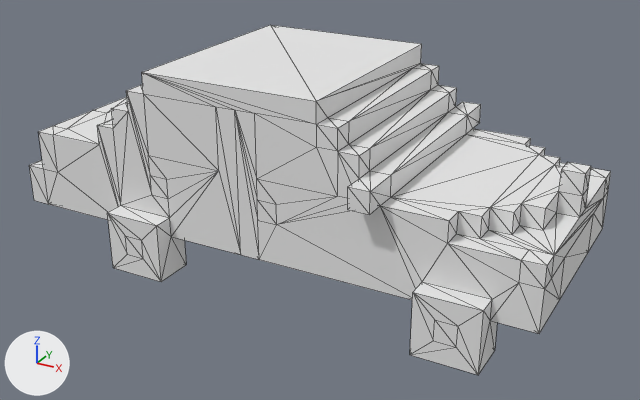
The OBJ model Bap Gestion de Foule/Assets/Décors/Environnement/Voitures/Voiture_5/Voiture_05.obj: old version first, new version second.
Before and after are seen from a 50 mm lens placed at (21.8, -39.3, 20.8), pointed at (2.4, -3.9, 3.1). The lights are fixed; the arrows at lower left show +X, +Y and +Z. Mesh edges are drawn as thin lines. Where no turn or scale is listed for an object, it has been applied to the vertices. Vertices at the same position are counted once.

Objects in the first picture: 'Voiture_05'.
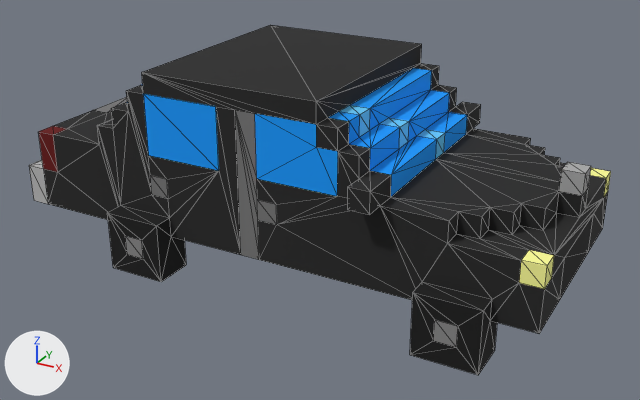
Location of each change, [x1, y1, x2, y2] in pixels of the pictures (640 x 400 px):
'Voiture_05', surface changed, reshaped (grey to black)
    both: [29, 25, 611, 375]
part 1 of me_voiture_05, built on
    both: [316, 68, 561, 207]
part 2 of me_voiture_05, surface changed (grey to blue)
    both: [39, 84, 611, 289]

Edits to the bpy script that builds the scene:
```text
Add img_voiture_05_png:
    img_voiture_05_png = load_image('Voiture_05.png', 'Voiture_05.png', 256, 1, 'sRGB')
Change mat_palette:
    remove mat_palette.base_color = (0.8, 0.8, 0.8)  # white #e7e7e7
    add mat_palette.texture = img_voiture_05_png
Change me_voiture_05:
    used by ob_voiture_05; location = (0.0, 0.0, 0.0)
    remove me_voiture_05.from_pydata(...)  # 298 vertices, 588 faces; spans x -12.0..15.0, y -10.0..3.0, z 0.0..10.0
    add me_voiture_05.from_pydata(...)  # 316 vertices, 624 faces; spans x -12.0..15.0, y -10.0..3.0, z 0.0..10.0
    me_voiture_05 part 1
    19 faces are deleted
    18 vertices are added at x 5.0..8.0, y -7.0..-2.0, z 6.0..9.0
    55 new faces join them
    me_voiture_05 part 2: 48 kept faces spanning x -11.0..15.0, y -9.0..2.0, z 4.0..9.0 get new texture (UV) coordinates
```
